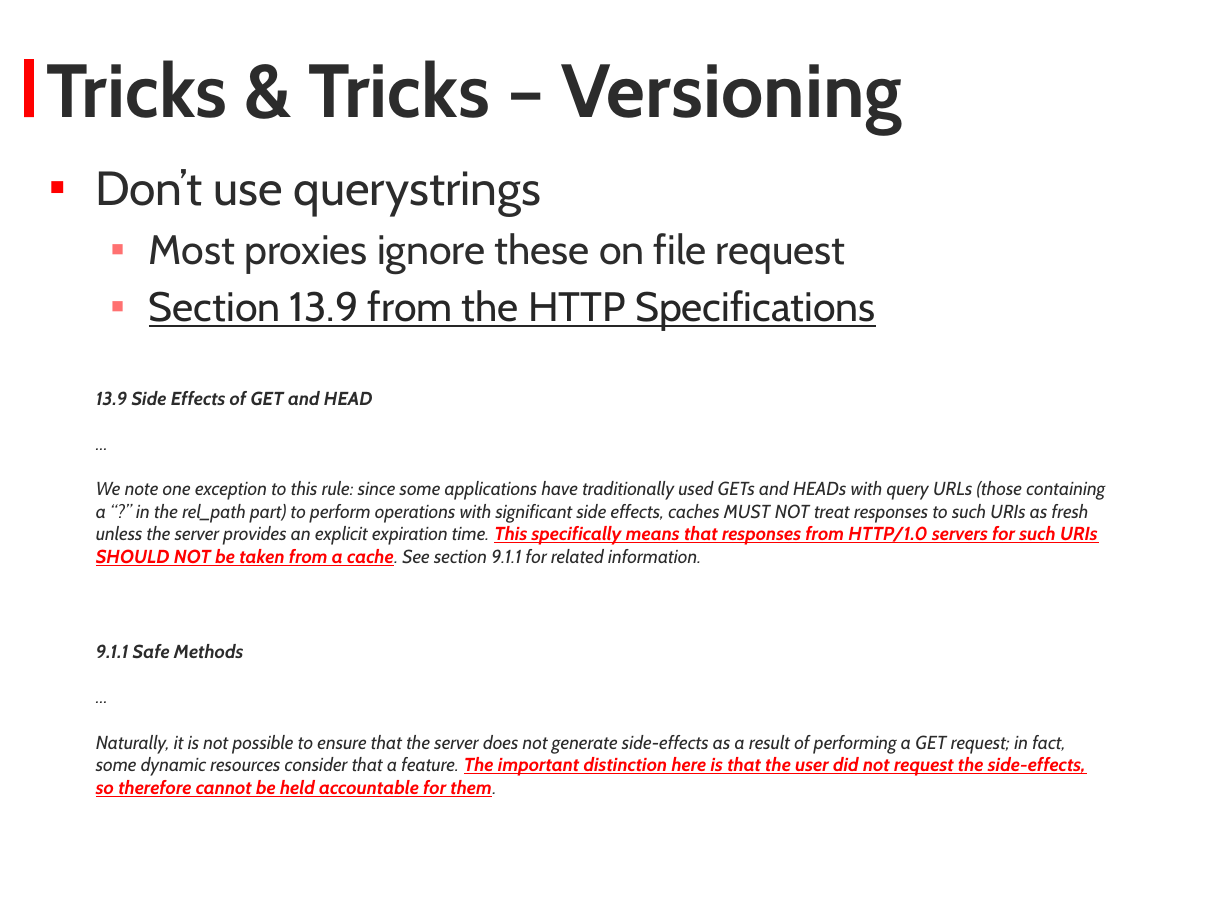
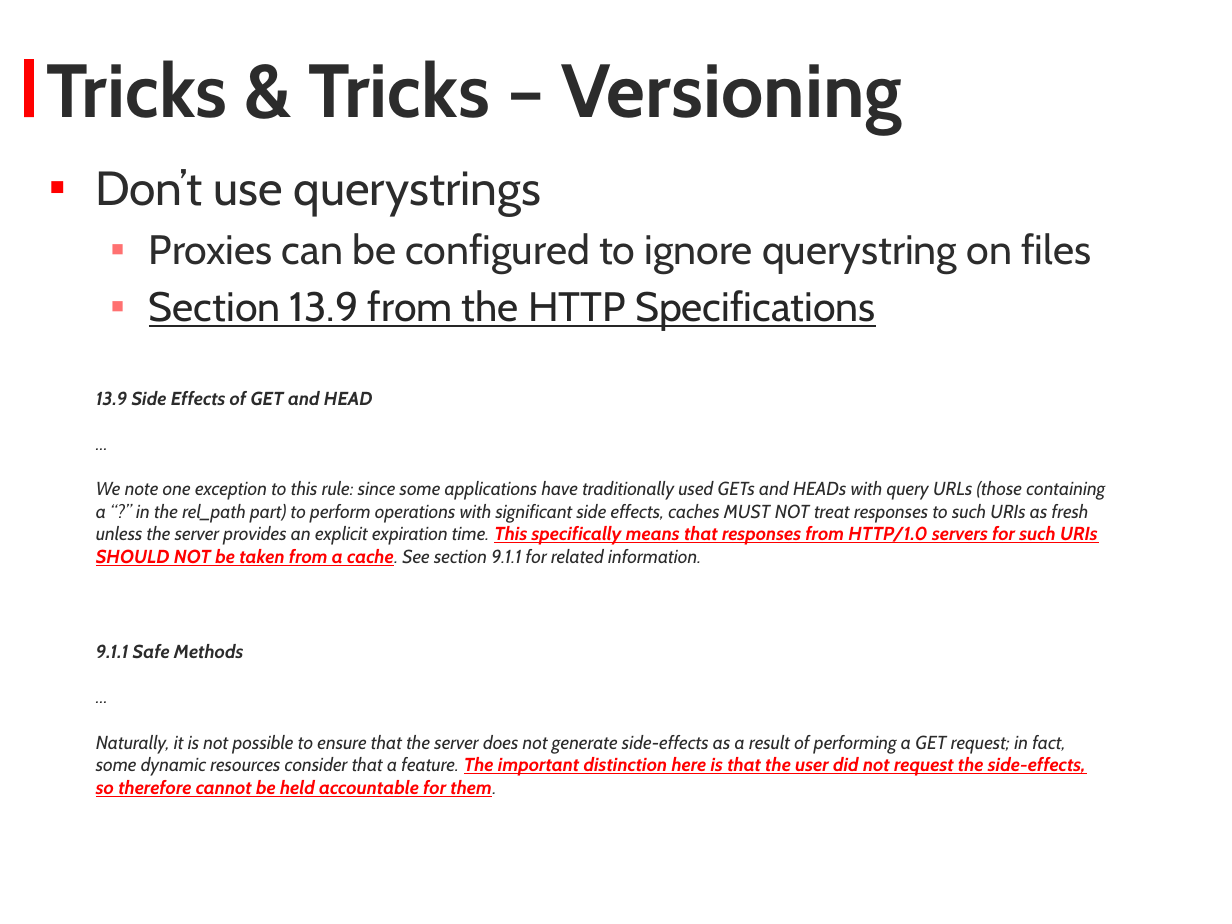
Before and after one commit to KyorCode/Bootcamp2013, a slide deck: slide 9 of Bootcamp_2013_Javascript.pptx. Drawn at 1232x924 pixels with LibreOffice and Linux fonts; fonts in the diff are those of the drawing; background and template pictures are left out. Boxes give left, top, right and bottom in pixels: in the first picture for what was removed or moved away, otherwise in the second. Text is boxed around its words. In the diff, an @@ line names an element or a change of style, - is before the commit and + after.

Commit message:
Removed main - updated ppt

```diff
--- a/Bootcamp_2013_Javascript.pptx
+++ b/Bootcamp_2013_Javascript.pptx
@@ text at (x1=149, y1=233, x2=1091, y2=274): text changed @@
-  ▪ Most proxies ignore these on file request
+  ▪ Proxies can be configured to ignore querystring on files
```
Also in this commit, not shown: 3 other files.
